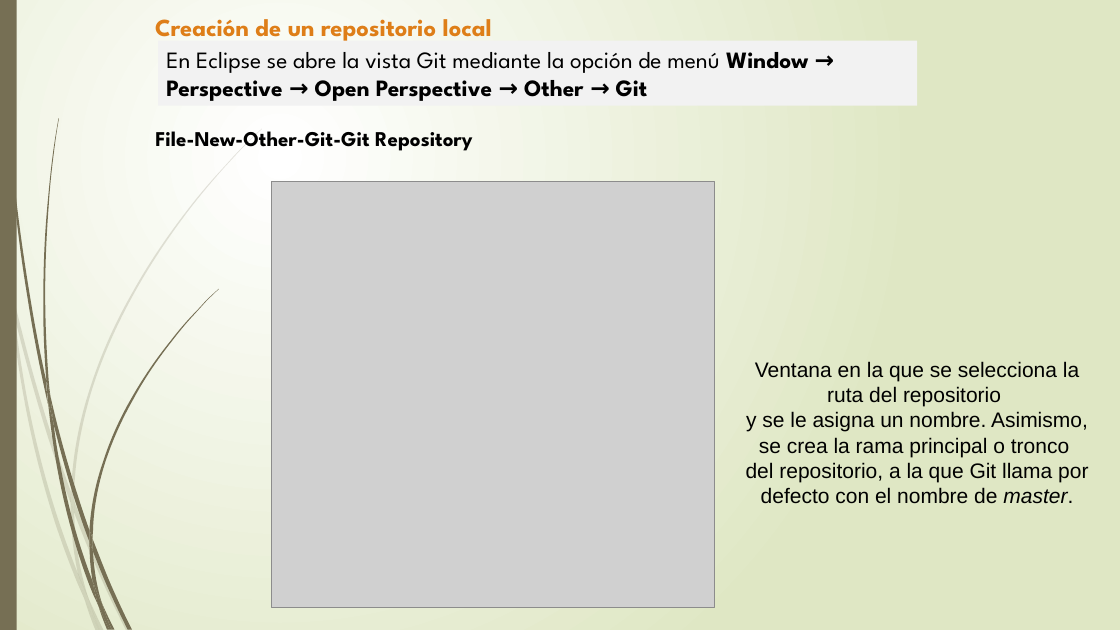
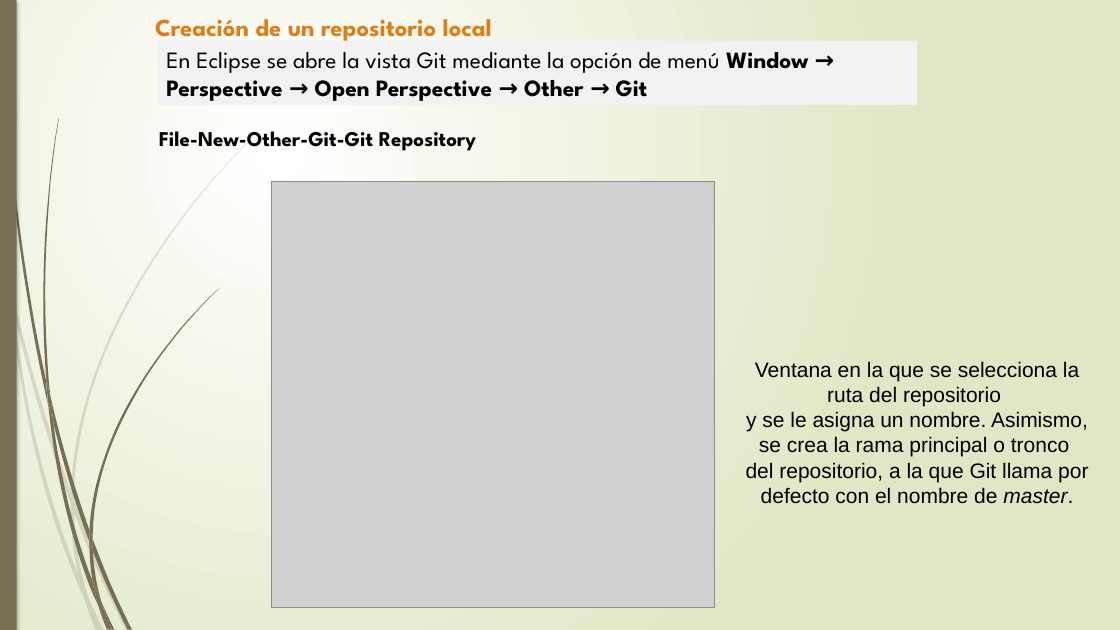
Before and after one commit to marcosremon/dam1, a slide deck: slide 16 of Entornos de desarrollos/UD4 - Control De Versiones GIT y GITHUB/ÙD4 apuntes parte 1.pptx. Drawn at 1120x630 pixels with LibreOffice and Linux fonts; fonts in the diff are those of the drawing; grey boxes stand for pictures. Boxes give left, top, right and bottom in pixels: in the first picture for what was removed or moved away, otherwise in the second. Text is boxed around its words. In the diff, an @@ line names an element or a change of style, - is before the commit and + after.

```diff
--- a/Entornos de desarrollos/UD4 - Control De Versiones GIT y GITHUB/ÙD4 apuntes parte 1.pptx
+++ b/Entornos de desarrollos/UD4 - Control De Versiones GIT y GITHUB/ÙD4 apuntes parte 1.pptx
@@ background gradient #FFFFFF to #DFE8C4 to gradient #FFFFFF to #DFE7C4 @@
@@ rectangle at box(0, 0, 17, 630): shadow on @@
@@ outline redrawn in 4 elements at box(12, 290, 71, 503), box(9, 294, 85, 600), box(71, 129, 262, 501), box(3, 0, 48, 404) @@
@@ text "File-New-Other-Git-Git Repository": place and size @@
-text "File-New-Other-Git-Git Repository" at box(155, 131, 473, 151)
+text "File-New-Other-Git-Git Repository" at box(159, 131, 477, 151)
```
Also in this commit, not shown: 24 other slides changed, 6 other files.
